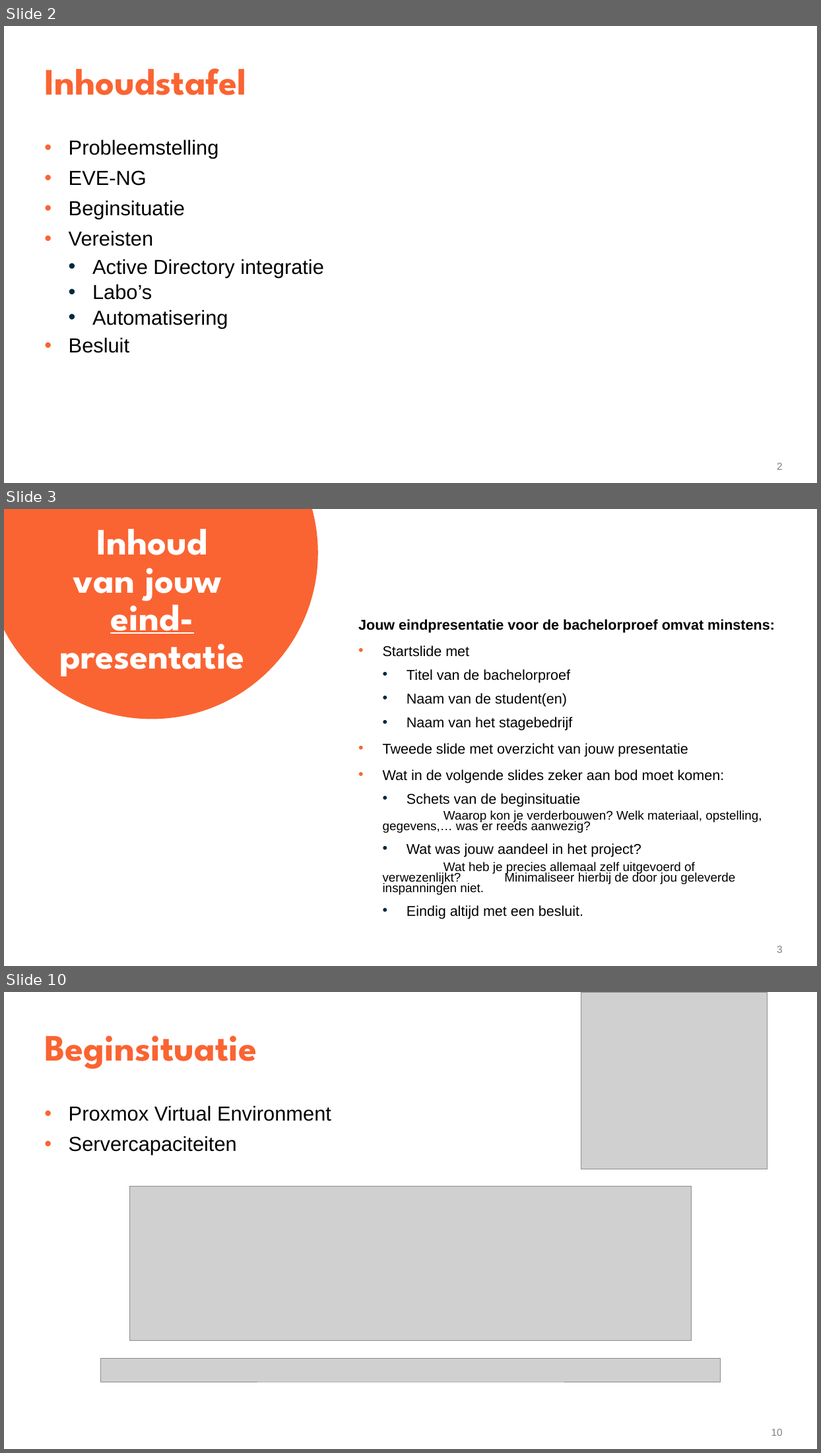
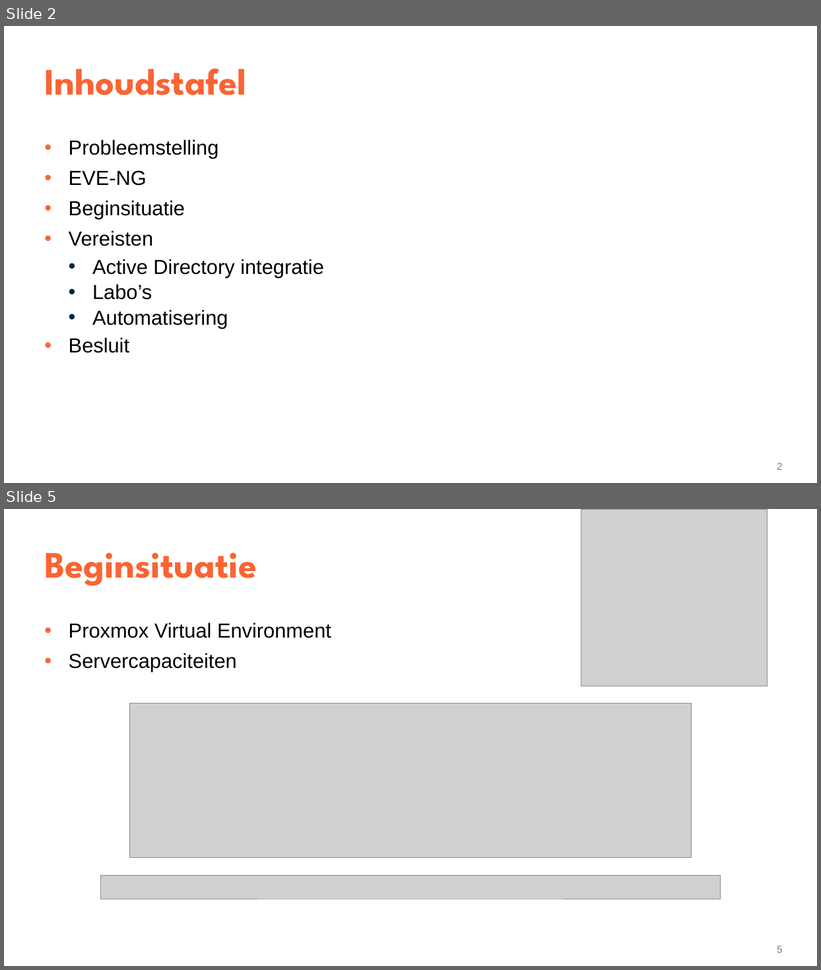
Before and after one commit to YenteLens/ylbachelorproef, a slide deck: Presentatie/eindpresentatie.pptx. Shown one above the other, each under a label of ours: slides 2, 3 and 10 before the commit, slides 2 and 5 after it; the slides between them are not shown. The pictures are 821x1453 and 821x970 pixels, drawn with LibreOffice and Linux fonts; fonts in the diff are those of the drawing; grey boxes stand for pictures. Boxes give left, top, right and bottom in pixels: in the first picture for what was removed or moved away, otherwise in the second. Text is boxed around its words. In the diff, an @@ line names an element or a change of style, - is before the commit and + after.

```diff
--- a/Presentatie/eindpresentatie.pptx
+++ b/Presentatie/eindpresentatie.pptx
@@ slide 3 removed at [4, 509, 817, 966], background #FFFFFF @@
@@ freeform shape removed at [4, 509, 318, 720] @@
@@ title removed at [59, 529, 244, 677] @@
-Inhoud
-van jouw
-eind-
-presentatie
@@ text removed at [358, 619, 775, 920] @@
-Jouw eindpresentatie voor de bachelorproef omvat minstens:
-  • Startslide met
-    • Titel van de bachelorproef
-    • Naam van de student(en)
-    • Naam van het stagebedrijf
-  • Tweede slide met overzicht van jouw presentatie
-  • Wat in de volgende slides zeker aan bod moet komen:
-    • Schets van de beginsituatie
-    Waarop kon je verderbouwen? Welk materiaal, opstelling, gegevens,… was er reeds aanwezig?
-    • Wat was jouw aandeel in het project?
-    Wat heb je precies allemaal zelf uitgevoerd of verwezenlijkt? Minimaliseer hierbij de door jou geleverde inspanningen niet.
-    • Eindig altijd met een besluit.
@@ page number removed at [777, 946, 783, 953] @@
-3
@@ what was slide 10 is now slide 5 @@
@@ page number at [777, 946, 783, 953]: text changed @@
-10
+5
```
Also in this commit, not shown: 4 slides changed, 8 slides added, 4 other slides removed.
